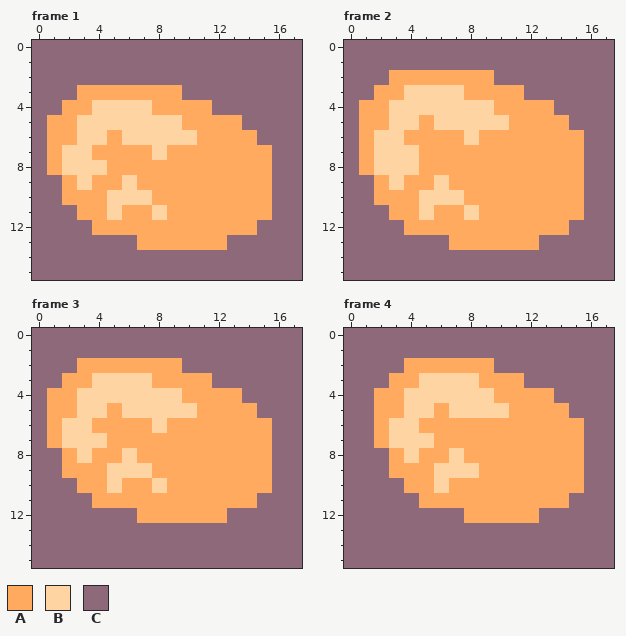
Pixel-art file -- src/Art/honey1.aseprite. Above: the version before the commit.
18x16 pixels, 8 frames. Shown: frame 1, frame 2, frame 3, frame 4. The commit also changed other frames, which this record leaves out.
Palette (. is transparent): A #ffaa5e  B #ffd4a3  C #8d697a
Now the later version:
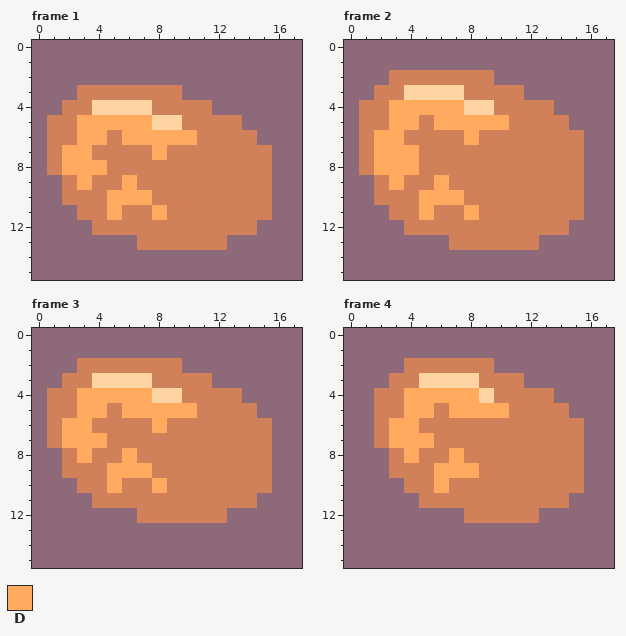
Colours new in this view: D #ffaa5e
Change:
colour A: #ffaa5e -> #d08159
Frame 1, layer "Layer 1":
y 5: x 3..7 BBBBB -> DDDDD
y 6: x 3..4 BB -> DD; x 6..10 BBBBB -> DDDDD
y 7: x 2..3 BB -> DD; x 8 B -> D
y 8: x 2..4 BBB -> DDD
y 9: x 3 B -> D; x 6 B -> D
y 10: x 5..7 BBB -> DDD
y 11: x 5 B -> D; x 8 B -> D
Frame 2, layer "Layer 1":
y 4: x 3..7 BBBBB -> DDDDD
y 5: x 3..4 BB -> DD; x 6..10 BBBBB -> DDDDD
y 6: x 2..3 BB -> DD; x 8 B -> D
y 7..8: x 2..4 BBB -> DDD
y 9: x 3 B -> D; x 6 B -> D
y 10: x 5..7 BBB -> DDD
y 11: x 5 B -> D; x 8 B -> D
Frame 3, layer "Layer 1":
y 4: x 3..7 BBBBB -> DDDDD
y 5: x 3..4 BB -> DD; x 6..10 BBBBB -> DDDDD
y 6: x 2..3 BB -> DD; x 8 B -> D
y 7: x 2..4 BBB -> DDD
y 8: x 3 B -> D; x 6 B -> D
y 9: x 5..7 BBB -> DDD
y 10: x 5 B -> D; x 8 B -> D
Frame 4, layer "Layer 1":
y 4: x 4..8 BBBBB -> DDDDD
y 5: x 4..5 BB -> DD; x 7..10 BBBB -> DDDD
y 6: x 3..4 BB -> DD
y 7: x 3..5 BBB -> DDD
y 8: x 4 B -> D; x 7 B -> D
y 9: x 6..8 BBB -> DDD
y 10: x 6 B -> D
Changed places in both pictures, as pixel boxes (x1, y1, x2, y2):
changed: (47, 85, 272, 250)
changed: (359, 70, 584, 250)
changed: (47, 358, 272, 523)
changed: (374, 358, 584, 523)
